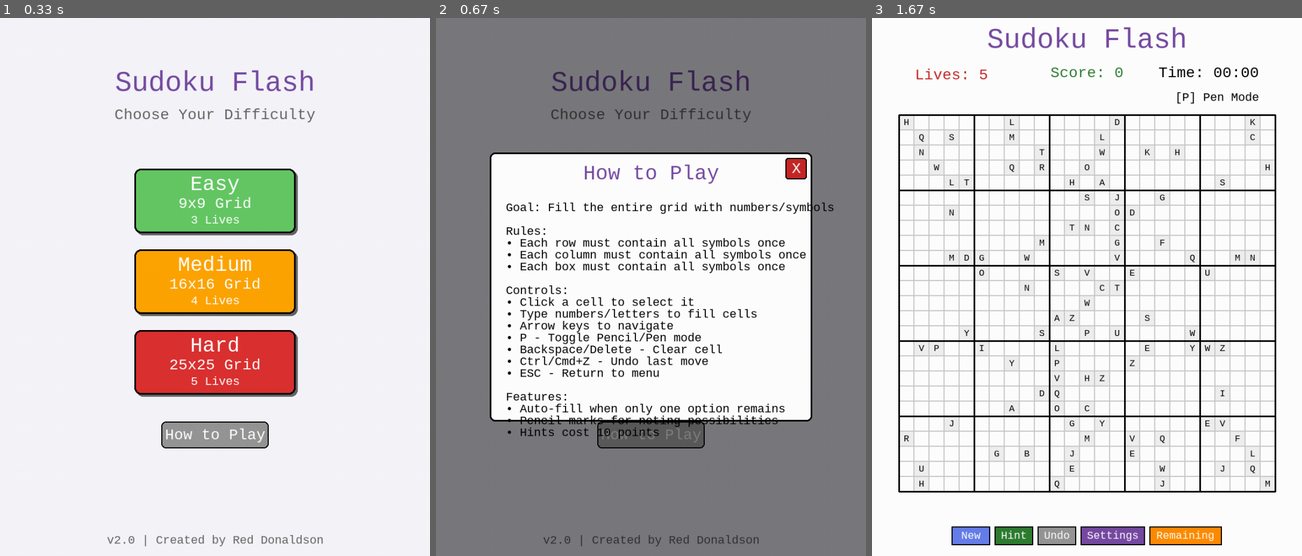
Above: before the commit, frames 1-3 (left to right).
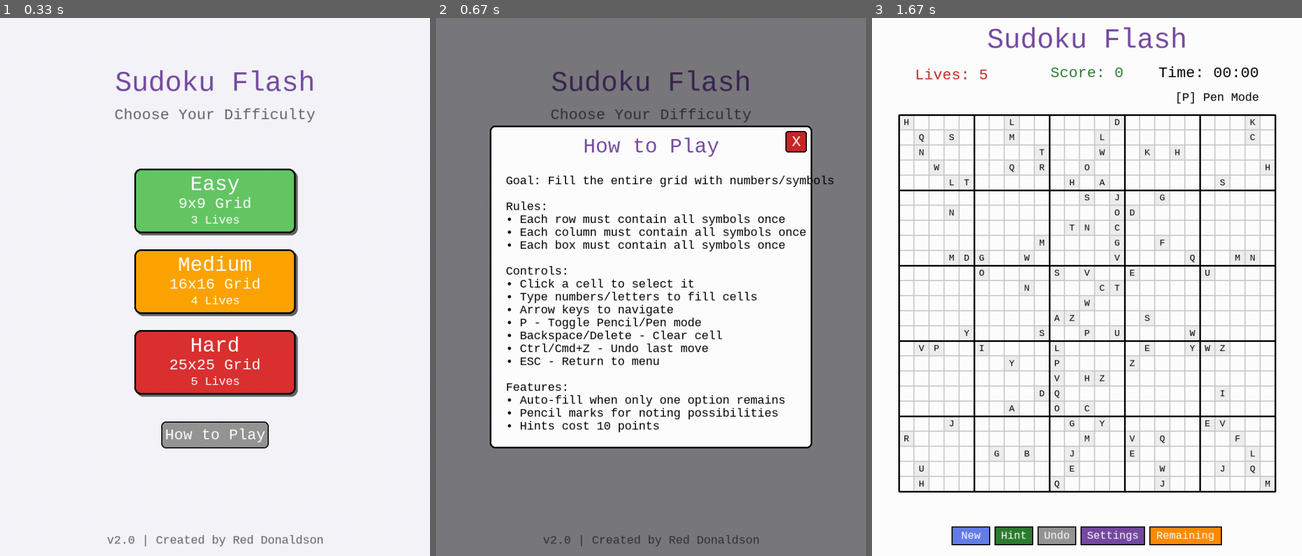
Above: after the commit, the same moments.

Repository: dbdonaldson50/PyGame-Sudoku-Flood
Game: pygame game, started from sudoku_flash.py
Same seed, same stepped clock (60 frames per second), same inputs: the game is played once before the commit and once after it.
Inputs (mouse positions are in pixels of both pictures, inside the frame that each line leads up to):
- Up to frame 1 (0.33 s): no input
- Up to frame 2 (0.67 s): click "How to Play" at 0.38 s
- Up to frame 3 (1.67 s): click (1151, 98) at 1.22 s; click (1138, 335) at 1.55 s

Frame 1 is identical in both runs. In frame 2, 16% of the frame differs, in the area x 12-93%, y 20-80%; in frame 3, nothing differs.

Commit message:
Fix How to Play modal overflow: Increase height to fit all instructions
Problem:
- Instructions modal was 500px tall
- 21 lines of text with 22px spacing = 462px
- Starting at top+90 meant text extended to top+552
- Text overflowed 52px beyond modal bottom

Solution:
- Increased modal height from 500px to 600px
- Increased line spacing from 22px to 24px for better readability
- All text now fits comfortably within modal bounds
- Math check: top+90 + (21 lines × 24px) = top+594 < 600px ✓

Testing verified: Instructions now fully contained within modal

Diff:
--- a/src/sudoku_game.py
+++ b/src/sudoku_game.py
@@ -155,9 +155,9 @@
                                                       start_y + (button_height + button_spacing) * 3 + 20,
                                                       howto_width, howto_height)
 
-        # Instruction modal
+        # Instruction modal - increased height to fit all instructions
         modal_width = 600
-        modal_height = 500
+        modal_height = 600  # Increased from 500 to fit all instruction text
         modal_x = (self.WINDOW_WIDTH - modal_width) // 2
         modal_y = (self.WINDOW_HEIGHT - modal_height) // 2
 
--- a/src/ui_renderer.py
+++ b/src/ui_renderer.py
@@ -135,7 +135,7 @@
             text_surface = game.small_font.render(line, True, BLACK)
             text_rect = text_surface.get_rect(left=modal.left + 30, top=y_offset)
             game.screen.blit(text_surface, text_rect)
-        y_offset += 22
+        y_offset += 24  # Slightly increased spacing for better readability
 
     # Close button
     close_button = game.buttons['instructions_close']
